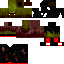
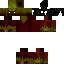
The second 64x64 image is a revision of the first. Changes to its layers:
showed group "Player" (1st of 2, in "Griefer") (9 layers) over (0, 0, 64, 64)
added layer "overlay-dead" (2nd of 3, in "Griefer" › "Player") in group "Player" over (32, 0, 64, 16)
showed "main-dead" (1st of 2, in "Griefer" › "Player"), painted on it over (0, 0, 56, 64)
hid group "Villager" (1st of 3, in "Griefer") (8 layers) over (0, 0, 64, 64)
hid "main" (2nd of 2, in "Griefer" › "Villager") over (0, 2, 63, 64)
hid "main-dead" (2nd of 2, in "Griefer" › "Villager") over (0, 0, 60, 38)
hid "underlay" (2nd of 2, in "Griefer" › "Villager") over (0, 47, 28, 62)
